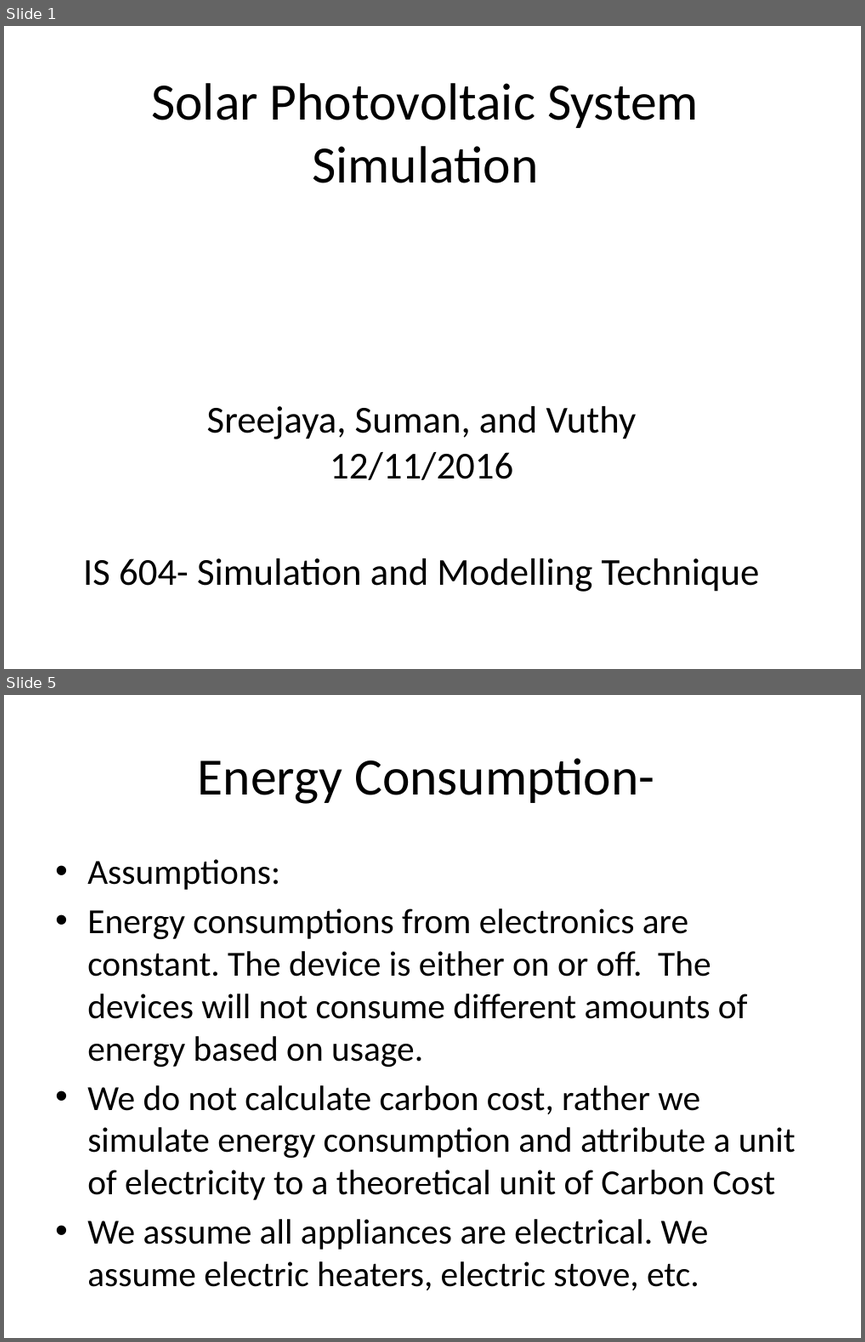
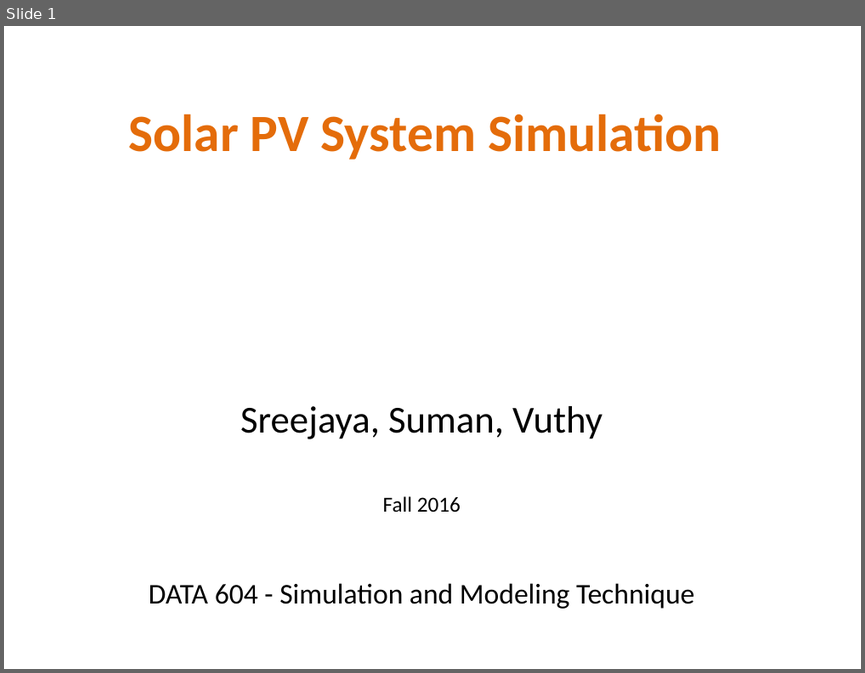
Before and after one commit to Nguyver/DATA621, a slide deck: DATA604_Final/Solar Photovoltaic System Simulation.pptx. Shown one above the other, each under a label of ours: slides 1 and 5 before the commit, slide 1 after it; the slides between them are not shown. The pictures are 865x1342 and 865x673 pixels, drawn with LibreOffice and Linux fonts; fonts in the diff are those of the drawing; background and template pictures are left out. Boxes give left, top, right and bottom in pixels: in the first picture for what was removed or moved away, otherwise in the second. Text is boxed around its words. In the diff, an @@ line names an element or a change of style, - is before the commit and + after.

```diff
--- a/DATA604_Final/Solar Photovoltaic System Simulation.pptx
+++ b/DATA604_Final/Solar Photovoltaic System Simulation.pptx
@@ slide 5 removed at (4,695,861,1338), background picture (left out) @@
@@ title removed at (198,758,654,804) @@
-Energy Consumption-
@@ text removed at (87,859,795,1287) @@
-• Assumptions:
-• Energy consumptions from electronics are constant. The device is either on or off. The devices will not consume different amounts of energy based on usage.
-• We do not calculate carbon cost, rather we simulate energy consumption and attribute a unit of electricity to a theoretical unit of Carbon Cost
-• We assume all appliances are electrical. We assume electric heaters, electric stove, etc.
@@ slide 1 changed as well @@
@@ title at (128,114,721,159): text changed; text colour #000000 to #E46C0A; bold on @@
-Solar Photovoltaic System Simulation
+Solar PV System Simulation
@@ subtitle at (148,406,694,608): text changed; size 32 to 24 pt @@
-Sreejaya, Suman, and Vuthy
-12/11/2016
-IS 604- Simulation and Modelling Technique
+Sreejaya, Suman, Vuthy
+Fall 2016
+DATA 604 - Simulation and Modeling Technique
```
Also in this commit, not shown: 2 other slides changed, 5 slides added, 1 other slide removed, 1 other file.
